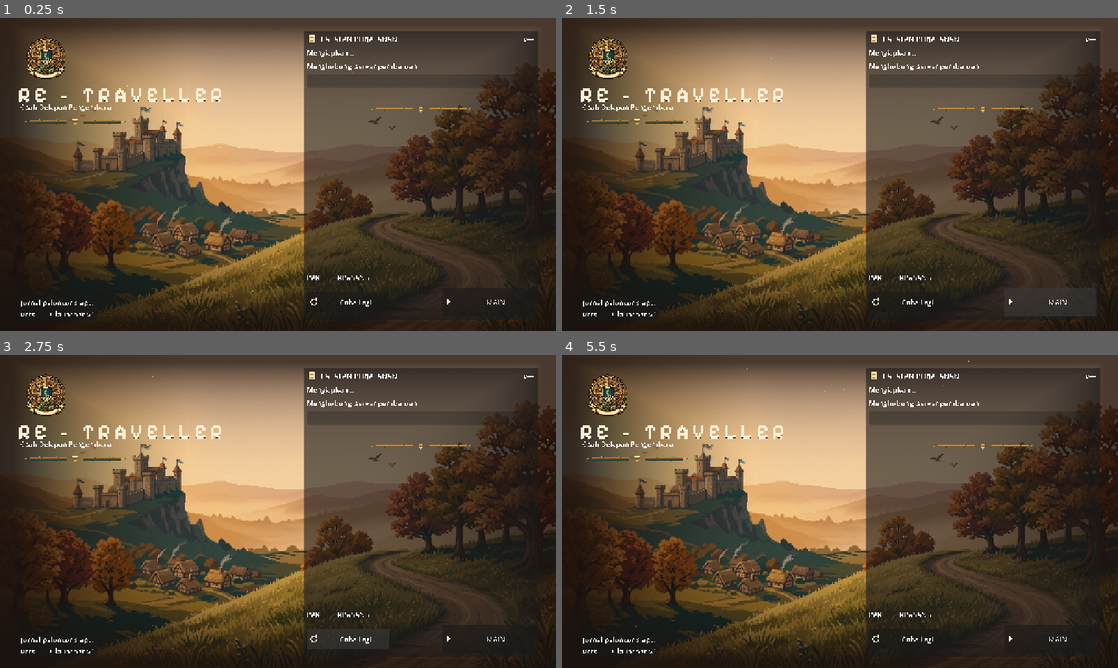
Above: before the commit, frames 1-4 (two rows, left to right).
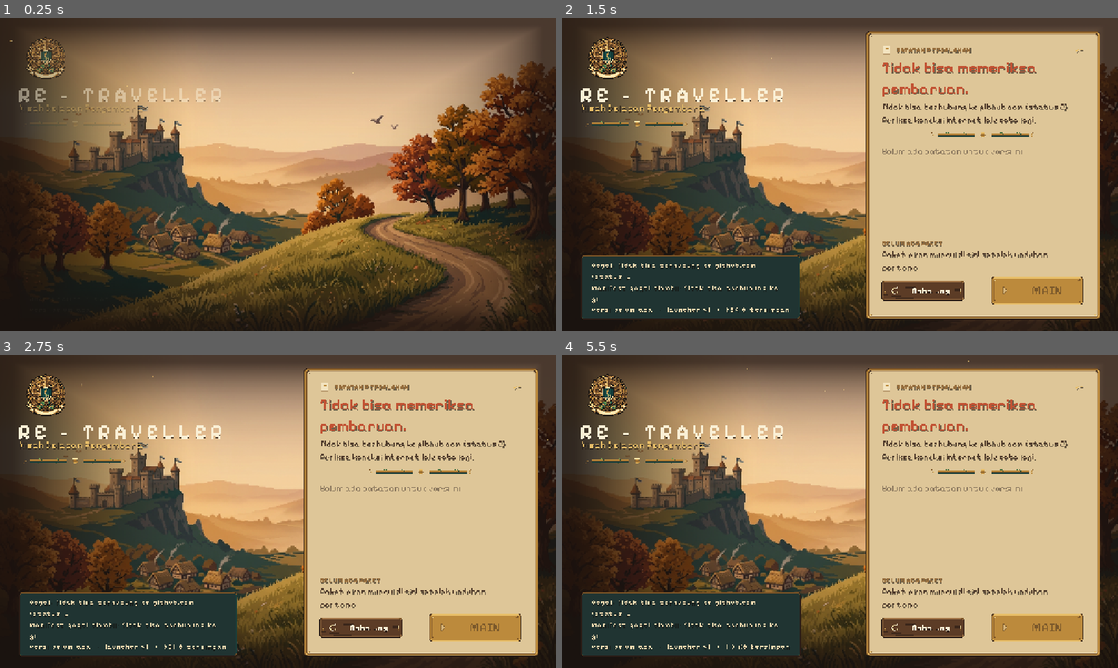
Above: after the commit, the same moments.

Repository: KyokoApp/GodotMe
Game: Godot game, scene res://scenes/Launcher.tscn
Two runs of this game, one before a commit and one after it. Both use one fixed random seed, a clock stepped at 60 frames per second and the inputs below.
Inputs (mouse positions are in pixels of both pictures, inside the frame that each line leads up to):
- Up to frame 1 (0.25 s): no input
- Up to frame 2 (1.5 s): click "Coba Lagi" at 0.5 s; click (1051, 302) at 1.25 s, where only the run before the commit has a clickable "MAIN"
- Up to frame 3 (2.75 s): click "Coba Lagi" at 2 s
- Up to frame 4 (5.5 s): click (1051, 639) at 2.75 s, where only the run before the commit has a clickable "MAIN"; click "Coba Lagi" at 3.5 s; click (1051, 639) at 4.25 s, where only the run before the commit has a clickable "MAIN"; tap Enter at 5 s; move the mouse to (962, 495) at 5.02 s; click (962, 495) at 5.17 s

The runs differ from the first frame. In frame 1, 38% of the frame differs, in the area x 1-100%, y 4-99%; in frame 2, 50%; in frame 3, 50%; in frame 4, 50%, in the area x 3-100%, y 4-99%.
Error before the commit: Parse Error: Expected indented block after lambda declaration. (res://scripts/Launcher.gd:444)

Commit message:
fix(launcher): repair the lambda indentation my previous edit broke
The blanket replace of _dim.visible landed inside the _hide_modal lambda and
split it at the wrong indentation, so Launcher.gd did not compile at all.

Two guards so a broken script can never look healthy again:
* TestRunner now fails a scenario that executed zero checks (the parse error
  aborted the coroutine before the first check and the suite still printed
  'RESULT ui_input PASS').
* the parse-check job fails on 'Parse Error' instead of always exiting 0.

Co-authored-by: arena-agent <297053741+arena-agent@users.noreply.github.com>

Diff:
--- a/launcher/scripts/Launcher.gd
+++ b/launcher/scripts/Launcher.gd
@@ -442,8 +442,9 @@
 	tw.tween_property(_dim, "modulate:a", 0.0, 0.15)
 	tw.tween_property(_modal, "modulate:a", 0.0, 0.15)
 	tw.chain().tween_callback(func():
-		# The whole layer goes away: a hidden panel is not enough, because the
-	# full-rect centre container would still swallow every tap on MAIN.
-	_modal_layer.visible = false
+		_dim.visible = false
 		_modal.visible = false
+		# Hide the whole layer, not just the panel: the full-rect centre
+		# container inside it would otherwise keep swallowing taps on MAIN.
+		_modal_layer.visible = false
 	)
--- a/launcher/tests/TestRunner.gd
+++ b/launcher/tests/TestRunner.gd
@@ -62,6 +62,11 @@
 		_:
 			_check(false, "scenario dikenal", scenario)
 
+	# A script error aborts the scenario coroutine silently, which used to look
+	# like a pass (0 checks, 0 failures). Never let an empty run go green.
+	if checks == 0:
+		failures += 1
+		print("CHECK scenario ran at least one check FAIL (0 checks executed)")
 	print("RESULT %s %s (%d checks, %d failures)" % [scenario, "PASS" if failures == 0 else "FAIL", checks, failures])
 	await get_tree().process_frame
 	get_tree().quit(0 if failures == 0 else 1)
@@ -392,6 +397,7 @@
 	for _i in 6:
 		await get_tree().process_frame
 
+	_check(launcher.has_method("_on_state_changed"), "scene launcher memuat skripnya (bukan Control polos)")
 	var play: Button = launcher.get_node("SafeArea/Columns/Right/Pad/Content/ButtonRow/PlayButton")
 	var retry: Button = launcher.get_node("SafeArea/Columns/Right/Pad/Content/ButtonRow/RetryButton")
 	var modal_layer: CanvasLayer = launcher.get_node("ModalLayer")
Not shown, changed: .github/workflows/ci.yml
